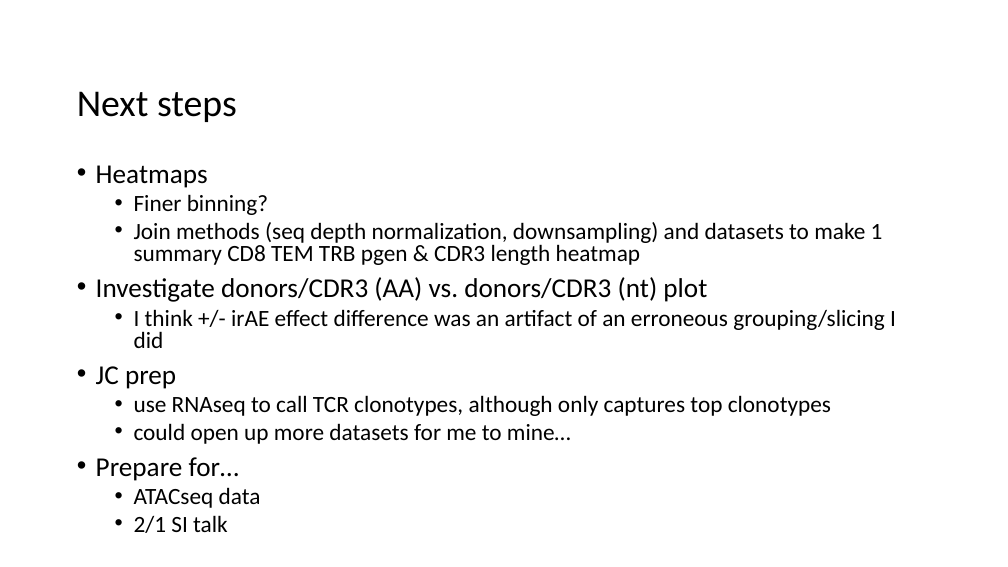
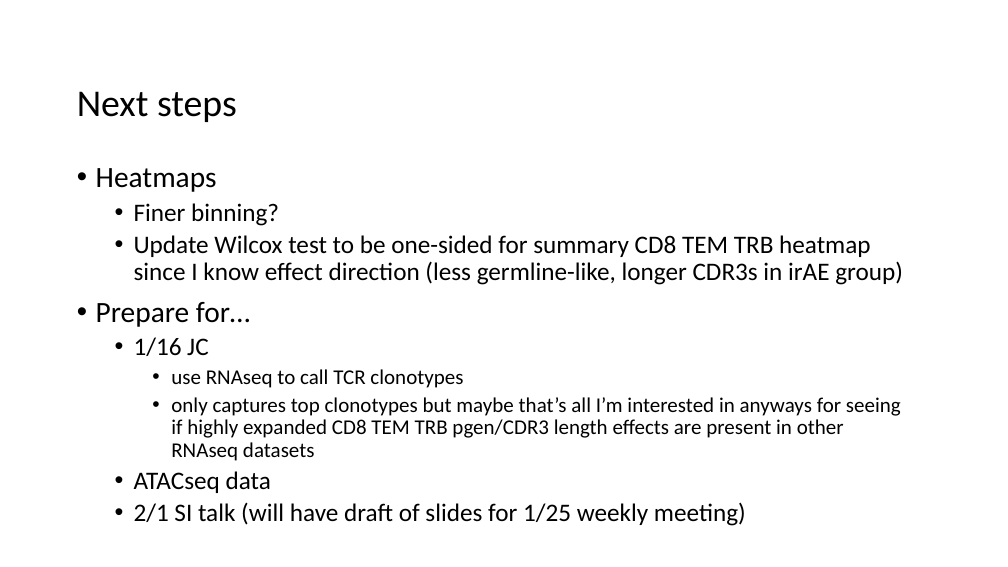
Before and after one commit to tybottorff/bottorffdocs, a slide deck: slide 10 of linsley_postdoc/presentations/weekly_meetings/1_10_24.pptx (slide 9 before the commit). Drawn at 1008x567 pixels with LibreOffice and Linux fonts; fonts in the diff are those of the drawing. Boxes give left, top, right and bottom in pixels: in the first picture for what was removed or moved away, otherwise in the second. Text is boxed around its words. In the diff, an @@ line names an element or a change of style, - is before the commit and + after.

```diff
--- a/linsley_postdoc/presentations/weekly_meetings/1_10_24.pptx
+++ b/linsley_postdoc/presentations/weekly_meetings/1_10_24.pptx
@@ text at bbox=[96, 168, 279, 493]: size 25.9 to 28 pt in "Heatmaps", "Prepare for…"; size 22.2 to 24 pt in "Finer binning?", "ATACseq data"; line spacing 0.8 to 0.9 @@
@@ text at bbox=[134, 235, 903, 285]: text changed; size 22.2 to 24 pt @@
-  • Join methods (seq depth normalization, downsampling) and datasets to make 1 summary CD8 TEM TRB pgen & CDR3 length heatmap
-• Investigate donors/CDR3 (AA) vs. donors/CDR3 (nt) plot
-  • I think +/- irAE effect difference was an artifact of an erroneous grouping/slicing I did
-• JC prep
-  • use RNAseq to call TCR clonotypes, although only captures top clonotypes
-  • could open up more datasets for me to mine…
+  • Update Wilcox test to be one-sided for summary CD8 TEM TRB heatmap since I know effect direction (less germline-like, longer CDR3s in irAE group)
@@ text at bbox=[134, 337, 901, 461]: paragraphs added @@
+  • 1/16 JC
+    • use RNAseq to call TCR clonotypes
+    • only captures top clonotypes but maybe that’s all I’m interested in anyways for seeing if highly expanded CD8 TEM TRB pgen/CDR3 length effects are present in other RNAseq datasets
@@ text at bbox=[134, 502, 746, 526]: text changed; size 22.2 to 24 pt @@
-  • 2/1 SI talk
+  • 2/1 SI talk (will have draft of slides for 1/25 weekly meeting)
```
Also in this commit, not shown: 7 other slides changed, 1 slide added, 1 slide removed, 1 other file.
